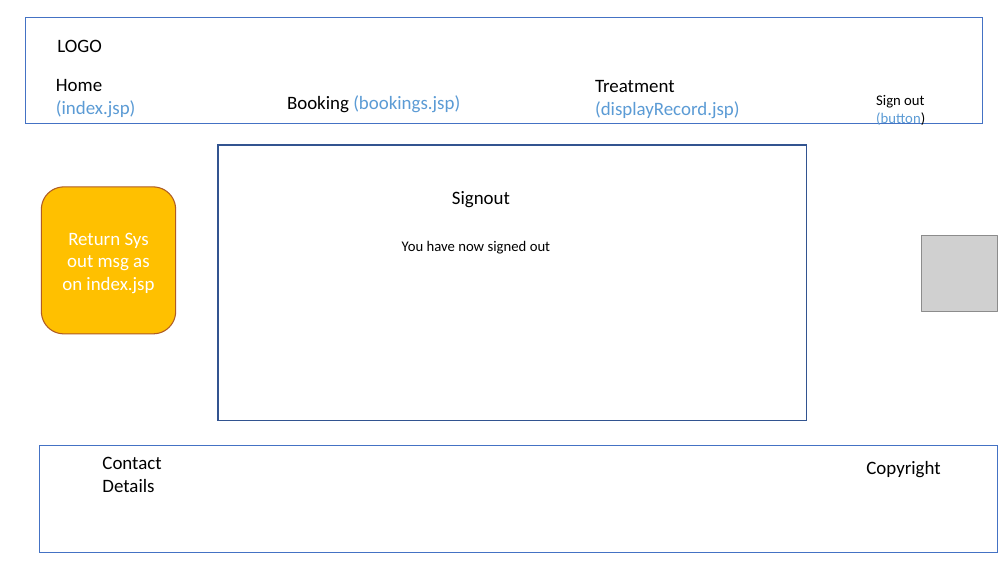
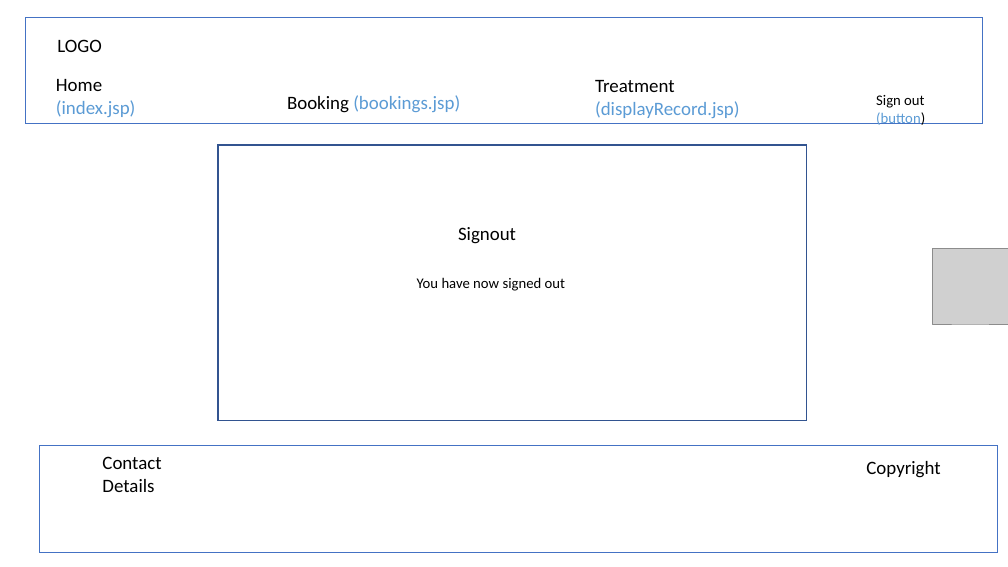
Before and after one commit to aaliceinw/ttagn2, a slide deck: slide 12 of Hospital Management Designv2.pptx. Drawn at 1008x567 pixels with LibreOffice and Linux fonts; fonts in the diff are those of the drawing; grey boxes stand for pictures. Boxes give left, top, right and bottom in pixels: in the first picture for what was removed or moved away, otherwise in the second. Text is boxed around its words. In the diff, an @@ line names an element or a change of style, - is before the commit and + after.

```diff
--- a/Hospital Management Designv2.pptx
+++ b/Hospital Management Designv2.pptx
@@ rounded rectangle removed at [42,187,176,333] @@
-Return Sys out msg as on index.jsp
@@ text "Signout": place and size @@
-text "Signout" at [452,191,510,208]
+text "Signout" at [458,227,516,244]
@@ picture: place and size @@
-picture at [922,236,997,312]
+picture at [932,249,1008,324]
@@ text "You have now signed out": place and size @@
-text "You have now signed out" at [402,240,550,254]
+text "You have now signed out" at [417,277,565,291]
```
Also in this commit, not shown: 5 other slides changed, 1 other file.
